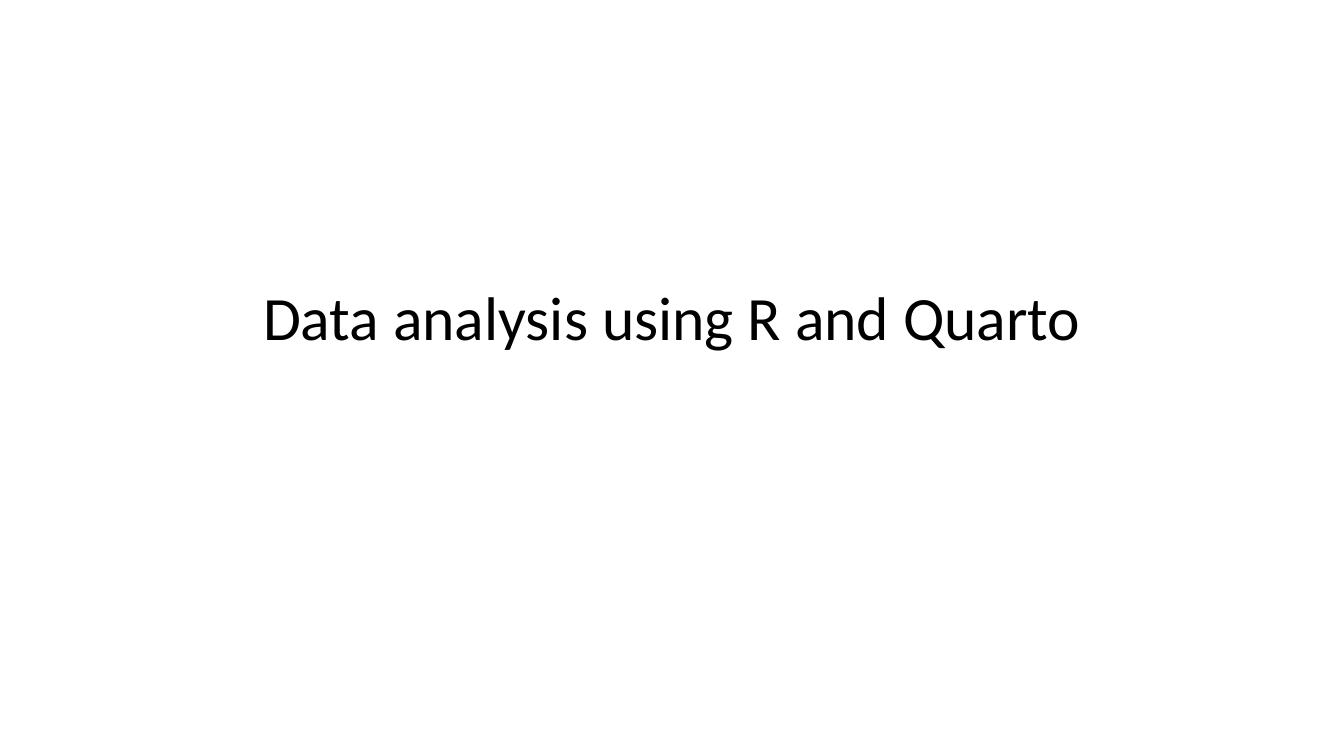
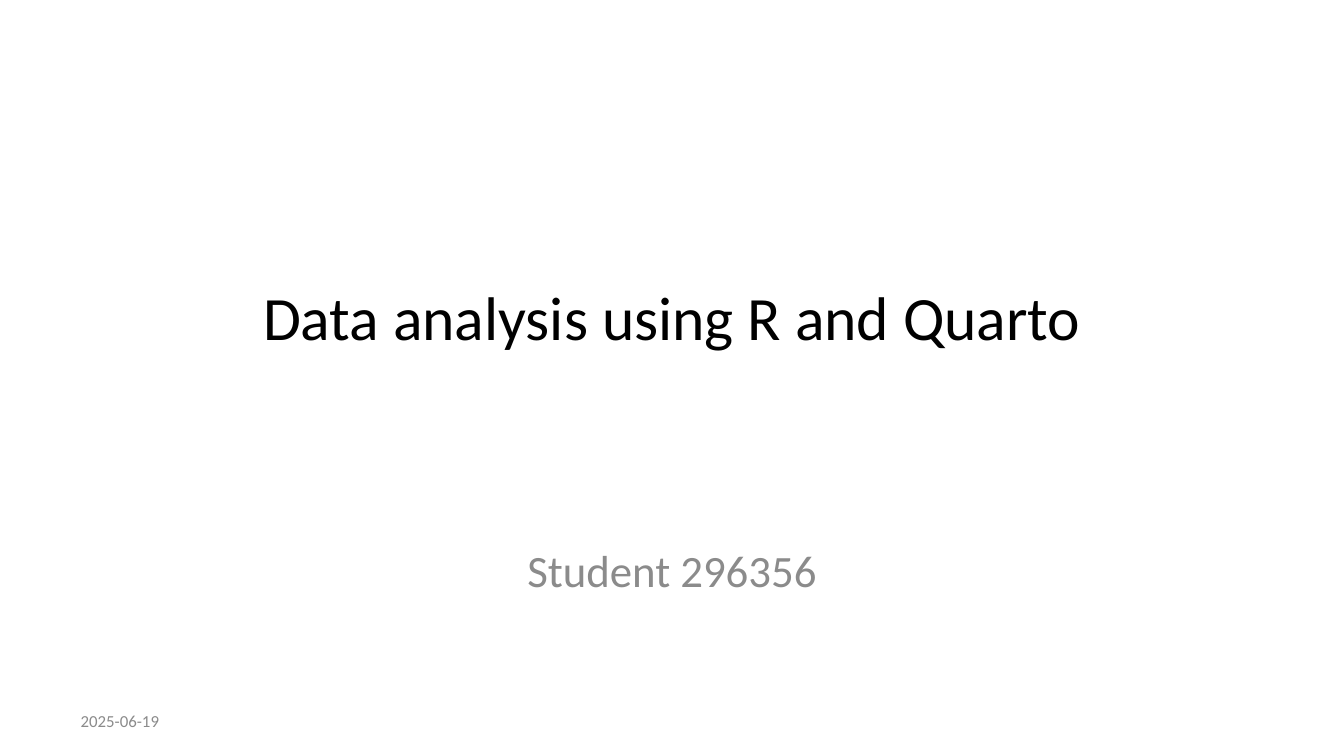
Before and after one commit to glizzynski/Project_Quarto_R, a slide deck: slide 1 of Project_Quarto_R.pptx. Drawn at 1344x756 pixels with LibreOffice and Linux fonts; fonts in the diff are those of the drawing. Boxes give left, top, right and bottom in pixels: in the first picture for what was removed or moved away, otherwise in the second. Text is boxed around its words. In the diff, an @@ line names an element or a change of style, - is before the commit and + after.

```diff
--- a/Project_Quarto_R.pptx
+++ b/Project_Quarto_R.pptx
@@ subtitle added at [527, 556, 816, 587], 24 pt, text #8C8C8C @@
+Student 296356
@@ text added at [81, 716, 159, 727], 9 pt, text #8C8C8C @@
+2025-06-19
```
Also in this commit, not shown: 4 other slides changed, 1 slide added, 3 other files.
